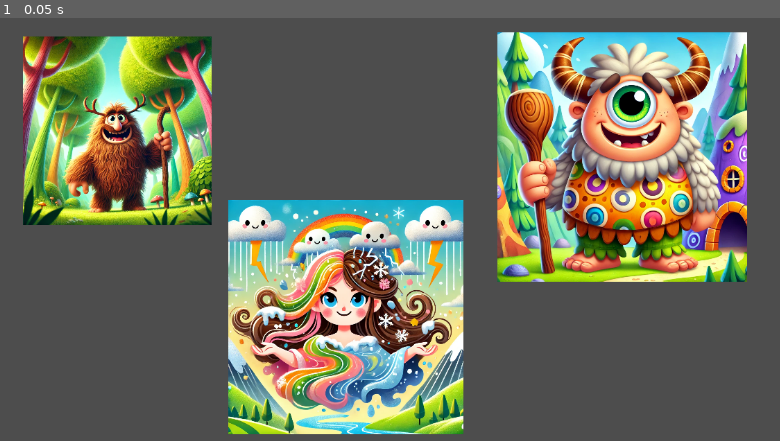
Above: before the commit, frame 1.
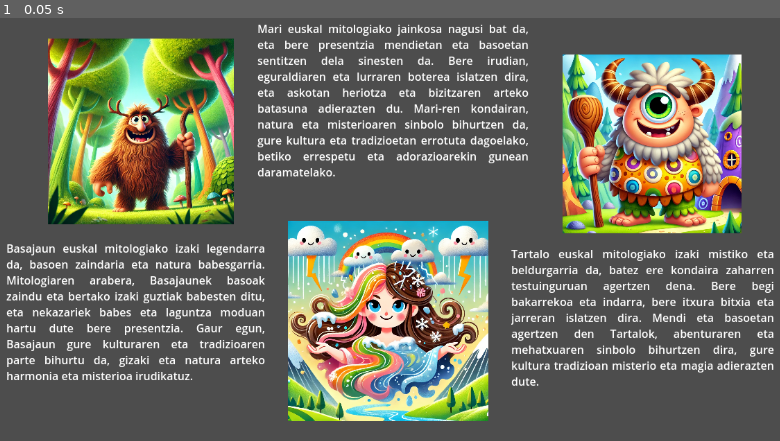
Above: after the commit, the same moment.

Repository: Txikilinux/edusuite
Game: Godot game, scene res://Scenes/mitologia.tscn
The game is run twice, just before and just after one commit, with the same random seed, the same clock (stepped at 60 frames per second) and the same inputs. This scene is started directly instead of the project's main scene.
Inputs:
- Up to frame 1 (0.05 s): no input

The runs differ from the first frame. In frame 1, 54% of the frame differs, in the area x 0-100%, y 1-99%.

Commit message:
Added some texts, images are now buttons.

Diff:
--- a/Scenes/mitologia.tscn
+++ b/Scenes/mitologia.tscn
@@ -6,17 +6,53 @@
 
 [node name="Node2D" type="Node2D"]
 
-[node name="Basajaun" type="Sprite2D" parent="."]
-position = Vector2(185, 180)
-scale = Vector2(0.265625, 0.265625)
-texture = ExtResource("1_b4nkw")
+[node name="Basajaun" type="TextureButton" parent="."]
+offset_left = 85.0
+offset_top = 47.0
+offset_right = 353.0
+offset_bottom = 315.0
+texture_normal = ExtResource("1_b4nkw")
+ignore_texture_size = true
+stretch_mode = 0
 
-[node name="Mari" type="Sprite2D" parent="."]
-position = Vector2(514.75, 449.25)
-scale = Vector2(0.330566, 0.330566)
-texture = ExtResource("2_jbcqw")
+[node name="Mari" type="TextureButton" parent="."]
+offset_left = 431.0
+offset_top = 310.0
+offset_right = 720.0
+offset_bottom = 599.0
+texture_normal = ExtResource("2_jbcqw")
+ignore_texture_size = true
+stretch_mode = 0
 
-[node name="Tartalo" type="Sprite2D" parent="."]
-position = Vector2(913, 218)
-scale = Vector2(0.351562, 0.351562)
-texture = ExtResource("3_nc6g3")
+[node name="Tartalo" type="TextureButton" parent="."]
+offset_left = 827.0
+offset_top = 70.0
+offset_right = 1085.0
+offset_bottom = 328.0
+texture_normal = ExtResource("3_nc6g3")
+ignore_texture_size = true
+stretch_mode = 0
+
+[node name="Basajauntext" type="RichTextLabel" parent="."]
+offset_left = 25.0
+offset_top = 338.0
+offset_right = 398.0
+offset_bottom = 616.0
+text = "Basajaun euskal mitologiako izaki legendarra da, basoen zaindaria eta natura babesgarria. Mitologiaren arabera, Basajaunek basoak zaindu eta bertako izaki guztiak babesten ditu, eta nekazariek babes eta laguntza moduan hartu dute bere presentzia. Gaur egun, Basajaun gure kulturaren eta tradizioaren parte bihurtu da, gizaki eta natura arteko harmonia eta misterioa irudikatuz."
+horizontal_alignment = 3
+
+[node name="Maritext" type="RichTextLabel" parent="."]
+offset_left = 387.0
+offset_top = 21.0
+offset_right = 778.0
+offset_bottom = 287.0
+text = "Mari euskal mitologiako jainkosa nagusi bat da, eta bere presentzia mendietan eta basoetan sentitzen dela sinesten da. Bere irudian, eguraldiaren eta lurraren boterea islatzen dira, eta askotan heriotza eta bizitzaren arteko batasuna adierazten du. Mari-ren kondairan, natura eta misterioaren sinbolo bihurtzen da, gure kultura eta tradizioetan errotuta dagoelako, betiko errespetu eta adorazioarekin gunean daramatelako."
+horizontal_alignment = 3
+
+[node name="Tartalotext" type="RichTextLabel" parent="."]
+offset_left = 753.0
+offset_top = 346.0
+offset_right = 1132.0
+offset_bottom = 616.0
+text = "Tartalo euskal mitologiako izaki mistiko eta beldurgarria da, batez ere kondaira zaharren testuinguruan agertzen dena. Bere begi bakarrekoa eta indarra, bere itxura bitxia eta jarreran islatzen dira. Mendi eta basoetan agertzen den Tartalok, abenturaren eta mehatxuaren sinbolo bihurtzen dira, gure kultura tradizioan misterio eta magia adierazten dute."
+horizontal_alignment = 3
